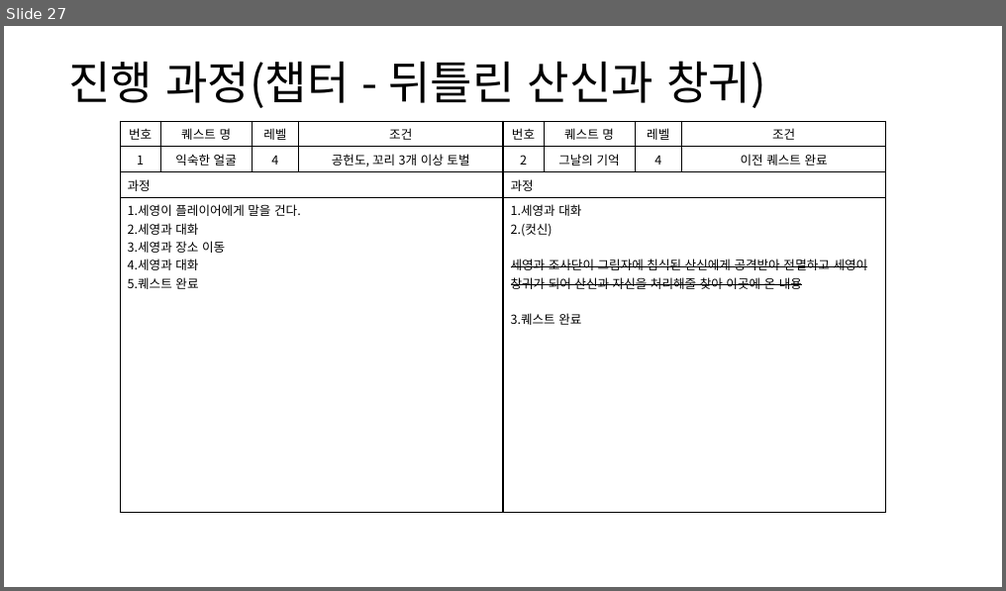
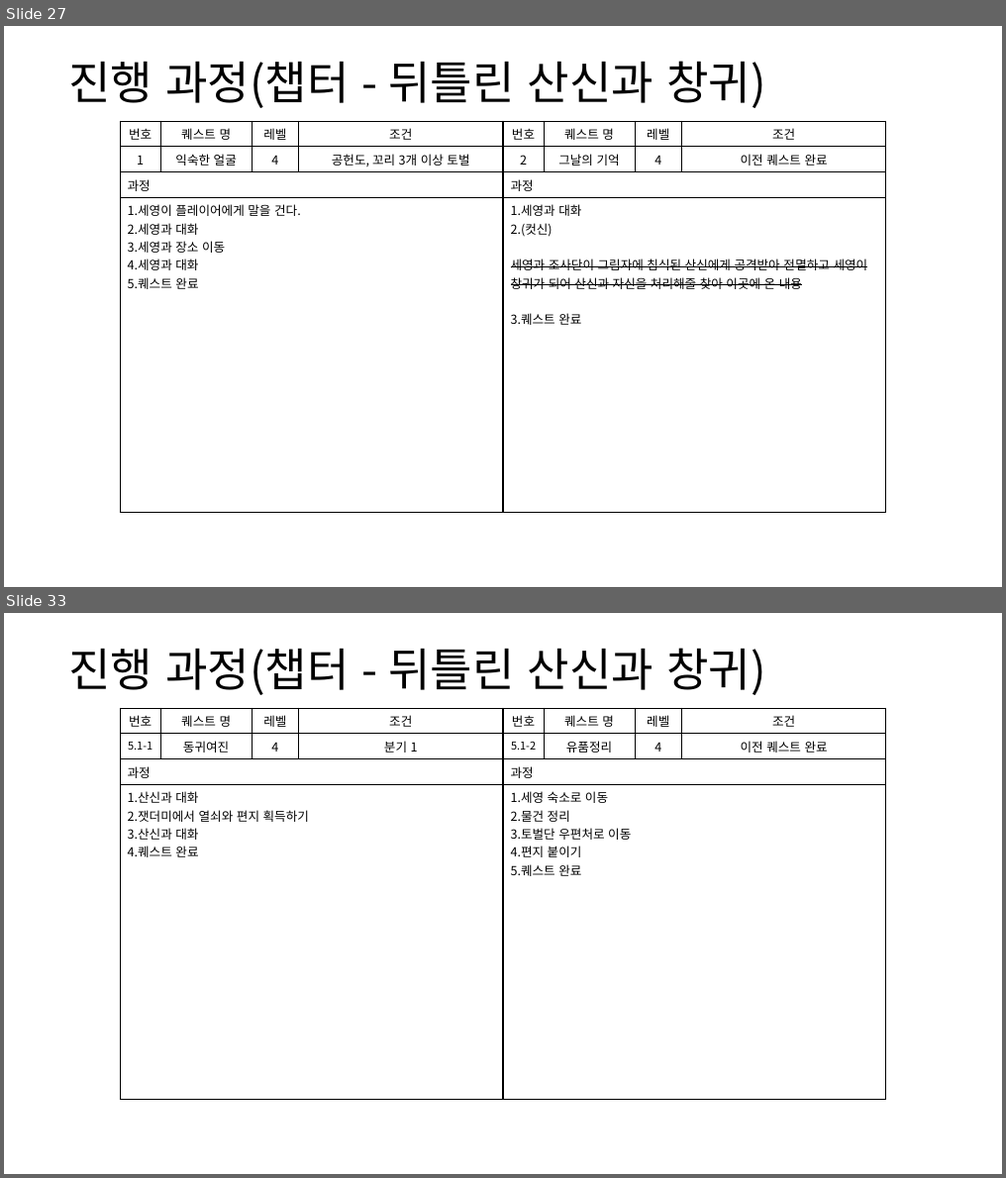
Before and after one commit to yjk0401/unityenginebasic_9th, a slide deck: 기획/퀘스트(메인) 기획서.pptx. Shown one above the other, each under a label of ours: slide 27 before the commit, slides 27 and 33 after it; the slides between them are not shown. The pictures are 1006x591 and 1006x1178 pixels, drawn with LibreOffice and Linux fonts; fonts in the diff are those of the drawing. Boxes give left, top, right and bottom in pixels: in the first picture for what was removed or moved away, otherwise in the second. Text is boxed around its words. In the diff, an @@ line names an element or a change of style, - is before the commit and + after.

```diff
--- a/기획/퀘스트(메인) 기획서.pptx
+++ b/기획/퀘스트(메인) 기획서.pptx
@@ slide 33 added at [4, 613, 1002, 1174], background #FFFFFF @@
@@ text added at [68, 648, 766, 695], 44 pt, text #000000 @@
+진행 과정(챕터 - 뒤틀린 산신과 창귀)
@@ table added at [120, 708, 503, 1090], 4 rows, 4 columns @@
+번호 | 퀘스트 명 | 레벨 | 조건
+5.1-1 | 동귀여진 | 4 | 분기 1
+과정 |  |  | 
+1.산신과 대화 / 2.잿더미에서 열쇠와 편지 획득하기 / 3.산신과 대화 / 4.퀘스트 완료 |  |  | 
@@ table added at [503, 708, 887, 1090], 4 rows, 4 columns @@
+번호 | 퀘스트 명 | 레벨 | 조건
+5.1-2 | 유품정리 | 4 | 이전 퀘스트 완료
+과정 |  |  | 
+1.세영 숙소로 이동 / 2.물건 정리 / 3.토벌단 우편처로 이동 / 4.편지 붙이기 / 5.퀘스트 완료 |  |  | 
```
Also in this commit, not shown: 2 slides changed, 7 other slides added, 1 other file.
